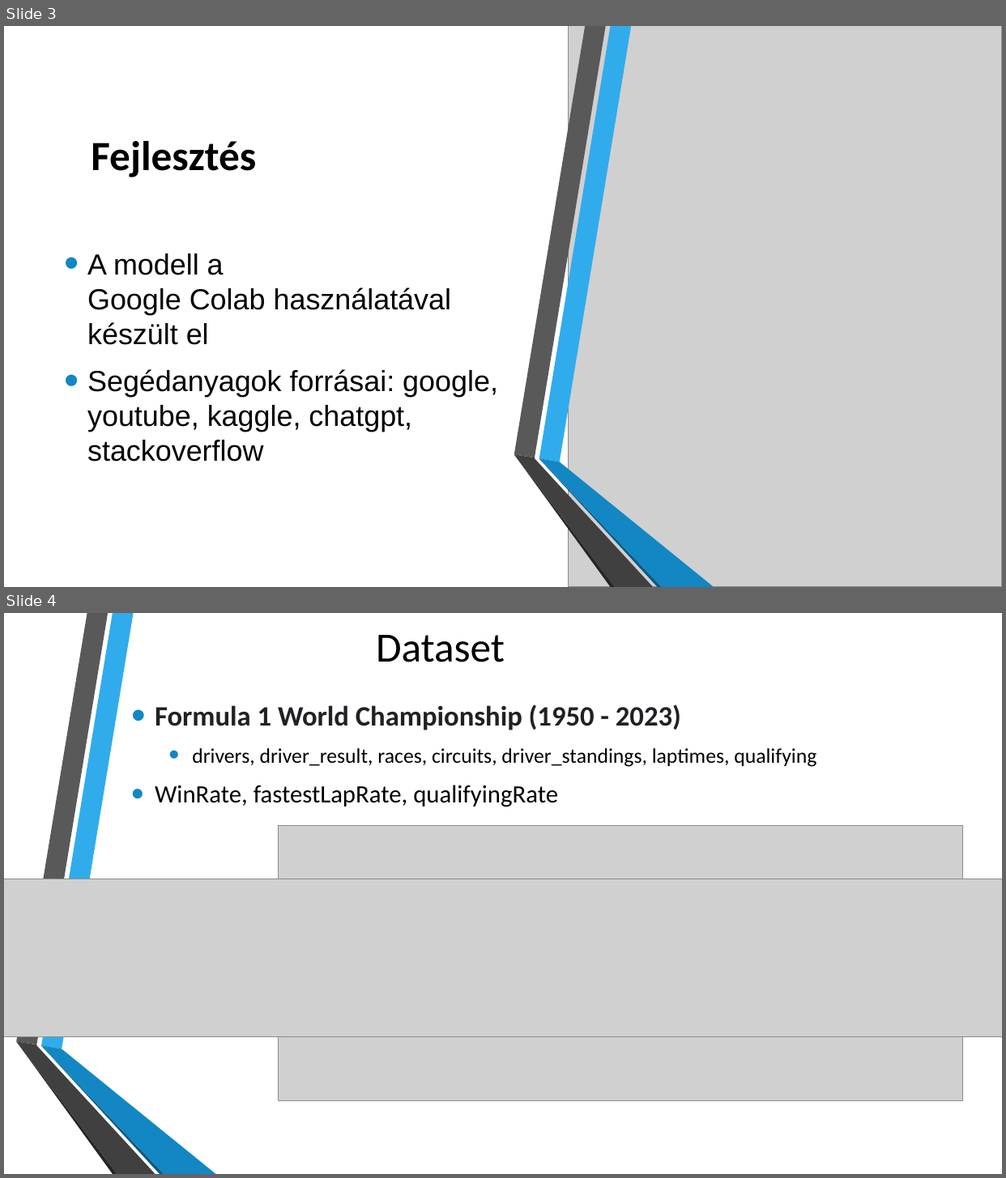
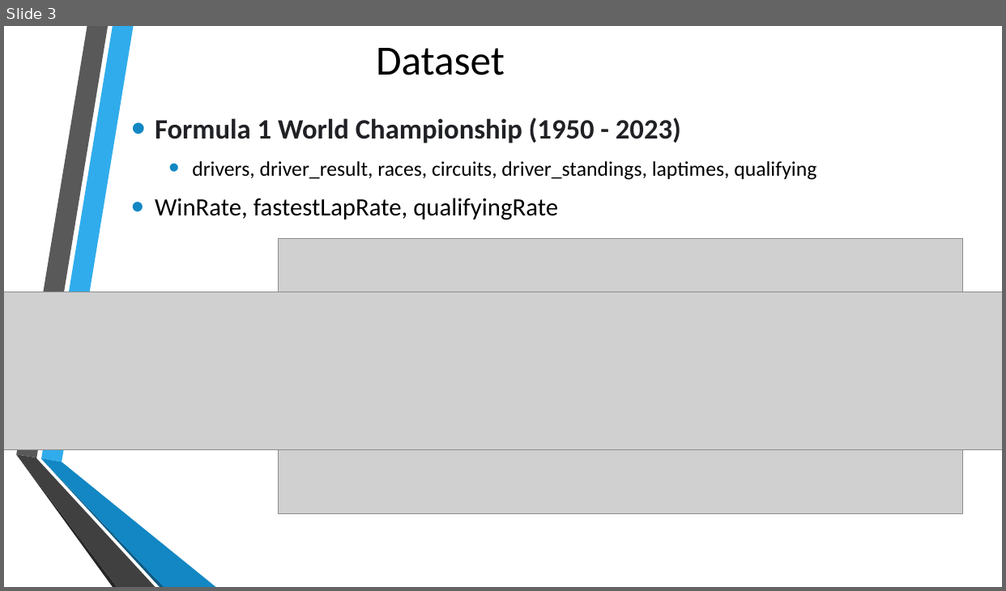
Before and after one commit to szklipy/F1_driver_standings_predictor, a slide deck: F1_driver_standings_predictor.pptx. Shown one above the other, each under a label of ours: slides 3 and 4 before the commit, slide 3 after it. The pictures are 1006x1178 and 1006x591 pixels, drawn with LibreOffice and Linux fonts; fonts in the diff are those of the drawing; grey boxes stand for pictures; background and template pictures are left out. Boxes give left, top, right and bottom in pixels: in the first picture for what was removed or moved away, otherwise in the second. Text is boxed around its words. In the diff, an @@ line names an element or a change of style, - is before the commit and + after.

Commit message:
eskü utolsó frissített verzió

```diff
--- a/F1_driver_standings_predictor.pptx
+++ b/F1_driver_standings_predictor.pptx
@@ slide 3 removed at <box>4,26,1002,587</box>, background picture (left out); not listed: 6 template elements that a slide beside it also shows @@
@@ rectangle removed at <box>4,26,1002,587</box> @@
@@ picture removed at <box>569,26,1002,587</box> @@
@@ title removed at <box>91,141,256,177</box> @@
-Fejlesztés
@@ text removed at <box>87,254,498,462</box> @@
-• A modell a Google Colab használatával készült el
-• Segédanyagok forrásai: google, youtube, kaggle, chatgpt, stackoverflow
@@ group removed at <box>514,26,714,587</box>: 6 freeform shapes @@
@@ what was slide 4 is now slide 3 @@
```
